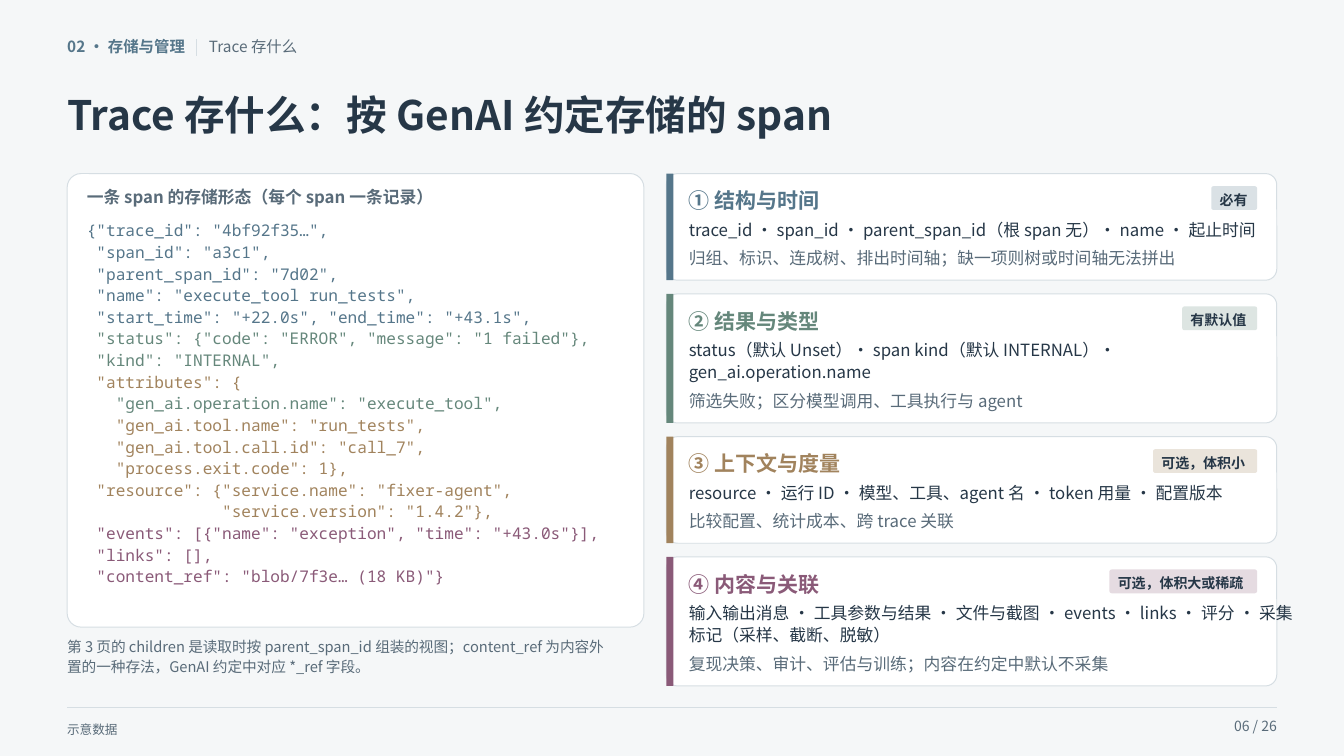
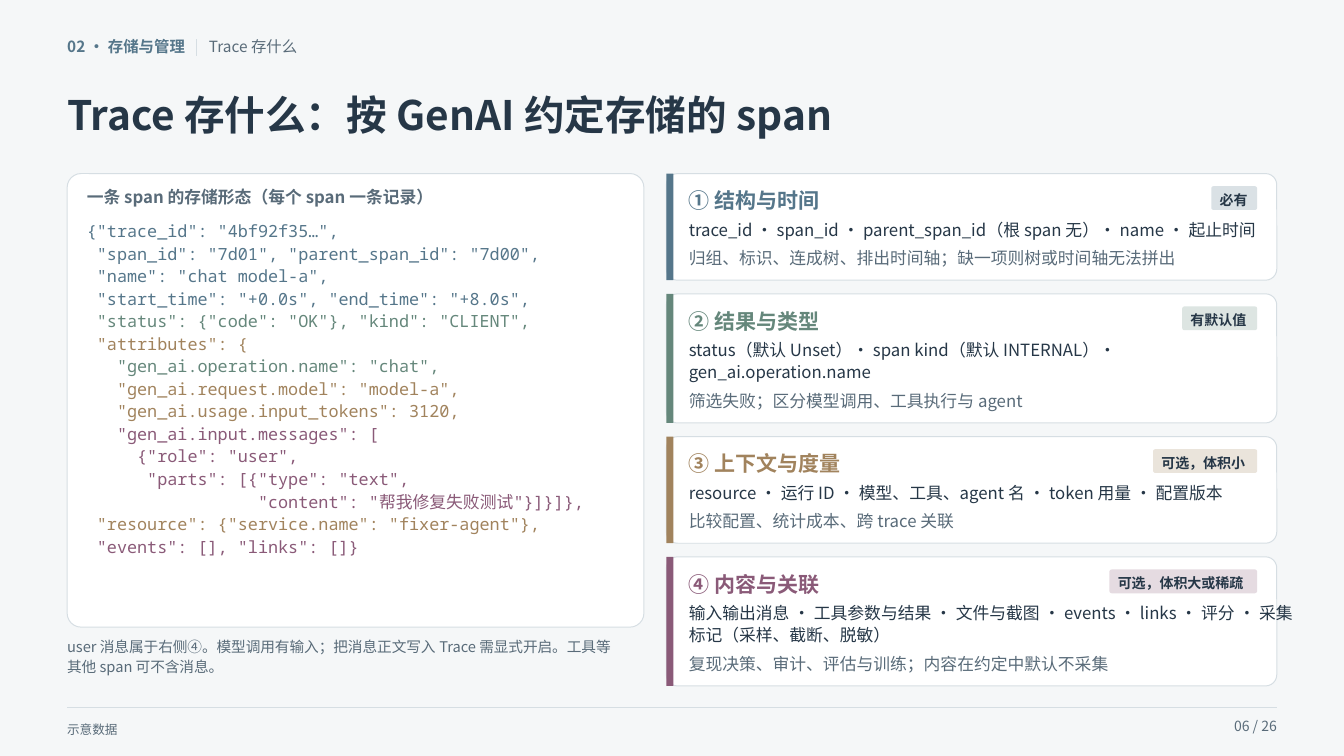
Before and after one commit to ruined404cjy/idea, a slide deck: slide 6 of docs/agent-trace-部门分享/Agent-Trace-部门分享-v5.pptx. Drawn at 1344x756 pixels with LibreOffice and Linux fonts; fonts in the diff are those of the drawing. Boxes give left, top, right and bottom in pixels: in the first picture for what was removed or moved away, otherwise in the second. Text is boxed around its words. In the diff, an @@ line names an element or a change of style, - is before the commit and + after.

```diff
--- a/docs/agent-trace-部门分享/Agent-Trace-部门分享-v5.pptx
+++ b/docs/agent-trace-部门分享/Agent-Trace-部门分享-v5.pptx
@@ text at [87, 224, 339, 350]: size 11.5 to 12 pt in "{"trace_id": "4bf92f35…",", ""attributes": {" @@
@@ text at [97, 247, 541, 330]: text changed; size 11.5 to 12 pt @@
-"span_id": "a3c1",
-"parent_span_id": "7d02",
-"name": "execute_tool run_tests",
-"start_time": "+22.0s", "end_time": "+43.1s",
-"status": {"code": "ERROR", "message": "1 failed"},
-"kind": "INTERNAL",
+"span_id": "7d01", "parent_span_id": "7d00",
+"name": "chat model-a",
+"start_time": "+0.0s", "end_time": "+8.0s",
+"status": {"code": "OK"}, "kind": "CLIENT",
@@ text at [97, 359, 584, 553]: text changed; size 11.5 to 12 pt; text colour #A1835D to #8A5A78 @@
-"gen_ai.operation.name": "execute_tool",
-"gen_ai.tool.name": "run_tests",
-"gen_ai.tool.call.id": "call_7",
-"process.exit.code": 1},
-"resource": {"service.name": "fixer-agent",
-"service.version": "1.4.2"},
-"events": [{"name": "exception", "time": "+43.0s"}],
-"links": [],
-"content_ref": "blob/7f3e… (18 KB)"}
+"gen_ai.operation.name": "chat",
+"gen_ai.request.model": "model-a",
+"gen_ai.usage.input_tokens": 3120,
+"gen_ai.input.messages": [
+{"role": "user",
+"parts": [{"type": "text",
+"content": "帮我修复失败测试"}]}]},
+"resource": {"service.name": "fixer-agent"},
+"events": [], "links": []}
@@ text at [67, 639, 610, 676]: text changed @@
-第 3 页的 children 是读取时按 parent_span_id 组装的视图；content_ref 为内容外
-置的一种存法，GenAI 约定中对应 *_ref 字段。
+user 消息属于右侧④。模型调用有输入；把消息正文写入 Trace 需显式开启。工具等
+其他 span 可不含消息。
```
Also in this commit, not shown: 4 other slides changed, 2 other files.
